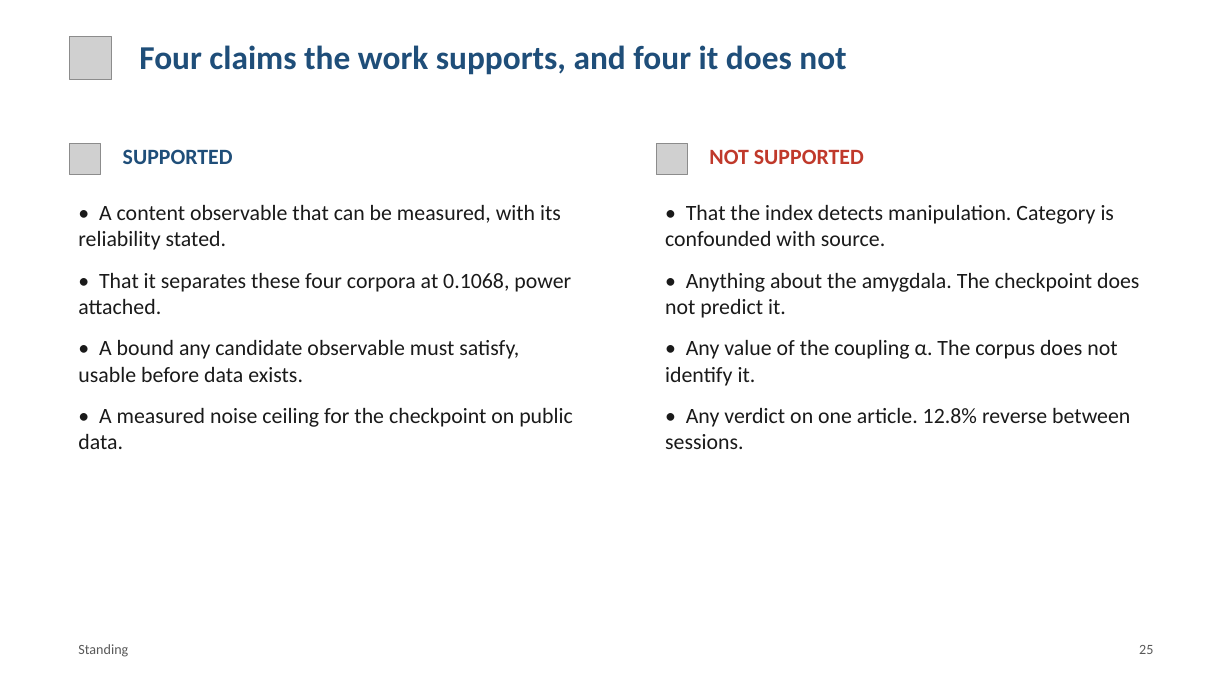
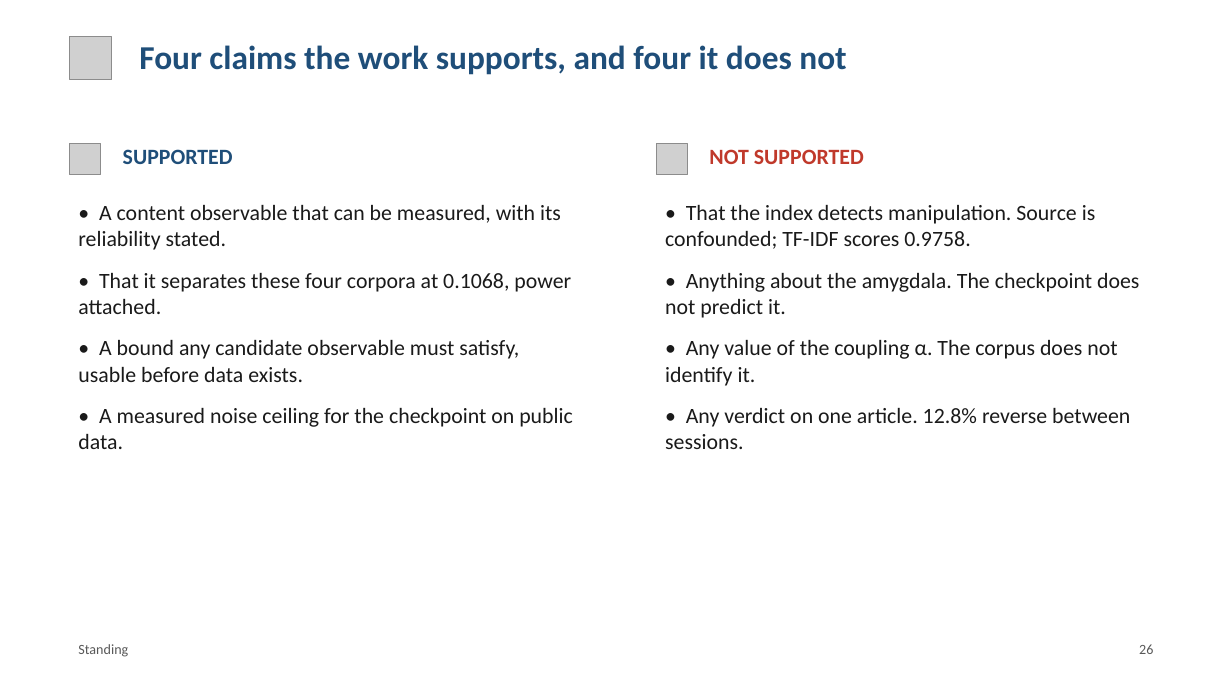
Before and after one commit to brn-mwai/monarch, a slide deck: slide 26 of docs/defence/Monarch_Defence.pptx (slide 25 before the commit). Drawn at 1232x693 pixels with LibreOffice and Linux fonts; fonts in the diff are those of the drawing; grey boxes stand for pictures. Boxes give left, top, right and bottom in pixels: in the first picture for what was removed or moved away, otherwise in the second. Text is boxed around its words. In the diff, an @@ line names an element or a change of style, - is before the commit and + after.

Commit message:
Put the baseline, the outrage split and the reversal count in the deck
Adds a slide showing TF-IDF at 0.9758 against the index at 0.6274, retitles
the effect-size slide to say outrage moves both networks, and states that
the reversal count matches the noise model. The builder now reads icons from
assets/icons, where they are, so the editable deck builds again.

```diff
--- a/docs/defence/Monarch_Defence.pptx
+++ b/docs/defence/Monarch_Defence.pptx
@@ text at [665, 205, 1096, 249]: text changed @@
-• That the index detects manipulation. Category is confounded with source.
+• That the index detects manipulation. Source is confounded; TF-IDF scores 0.9758.
@@ text at [1139, 644, 1153, 654]: text changed @@
-25
+26
```
Also in this commit, not shown: 11 other slides changed, 1 slide added, 3 other files.
